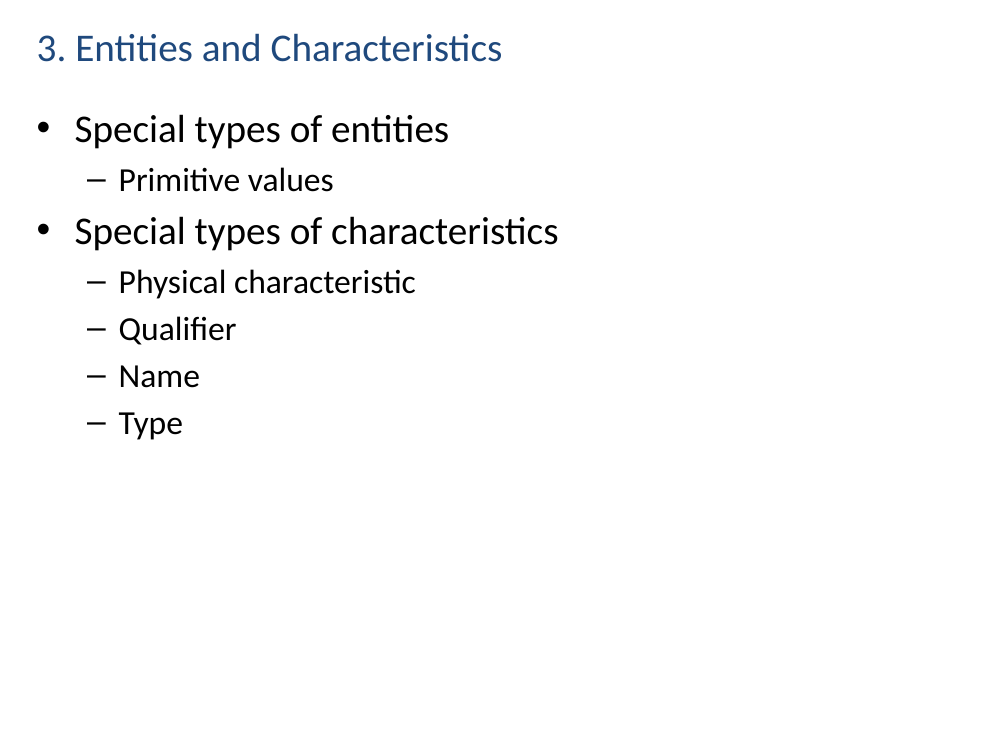
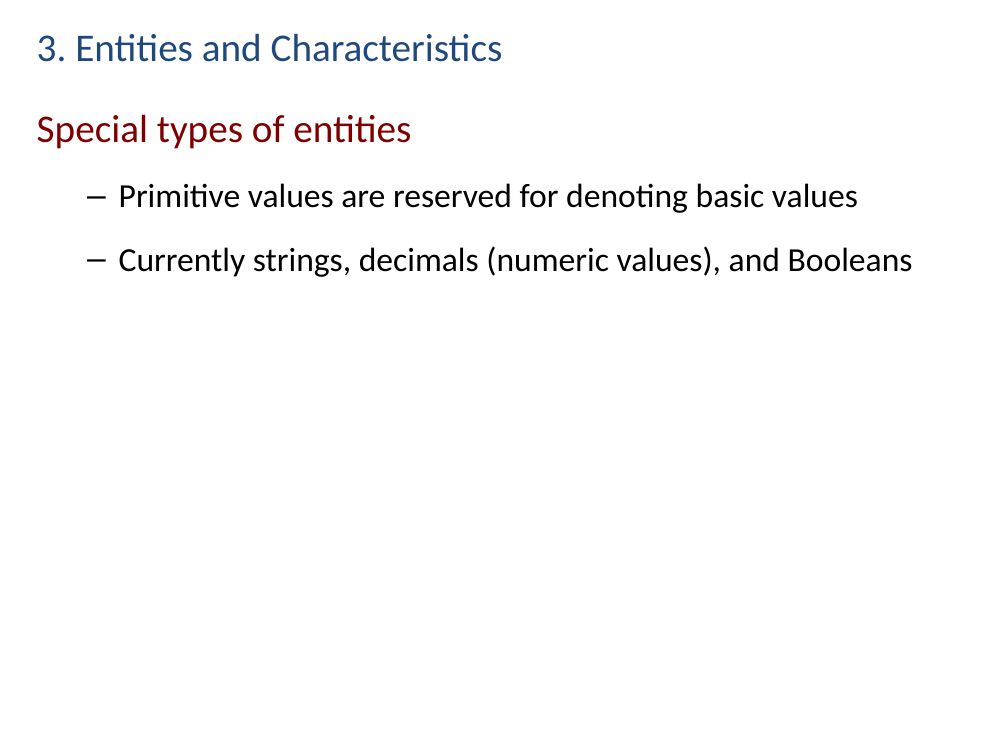
Before and after one commit to NCEAS/semtools, a slide deck: slide 10 of dev/oboe/docs/oboe-design-patterns.pptx (slide 9 before the commit). Drawn at 1008x756 pixels with LibreOffice and Linux fonts; fonts in the diff are those of the drawing. Boxes give left, top, right and bottom in pixels: in the first picture for what was removed or moved away, otherwise in the second. Text is boxed around its words. In the diff, an @@ line names an element or a change of style, - is before the commit and + after.

```diff
--- a/dev/oboe/docs/oboe-design-patterns.pptx
+++ b/dev/oboe/docs/oboe-design-patterns.pptx
@@ text at [37,114,411,149]: text colour #000000 to #800000 in "Special types of entities"; bullet • to none; more space between paragraphs @@
@@ text at [119,183,913,277]: text changed @@
-  – Primitive values
-• Special types of characteristics
-  – Physical characteristic
-  – Qualifier
-  – Name
-  – Type
+  – Primitive values are reserved for denoting basic values
+  – Currently strings, decimals (numeric values), and Booleans
```
Also in this commit, not shown: 8 other slides changed, 7 slides added, 2 slides removed.
